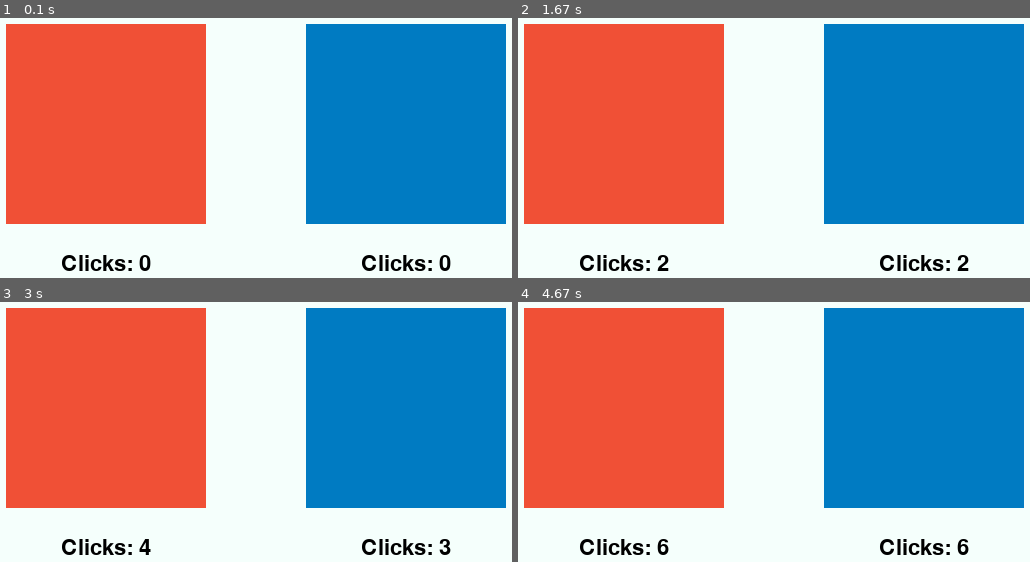
Above: before the commit, frames 1-4 (two rows, left to right).
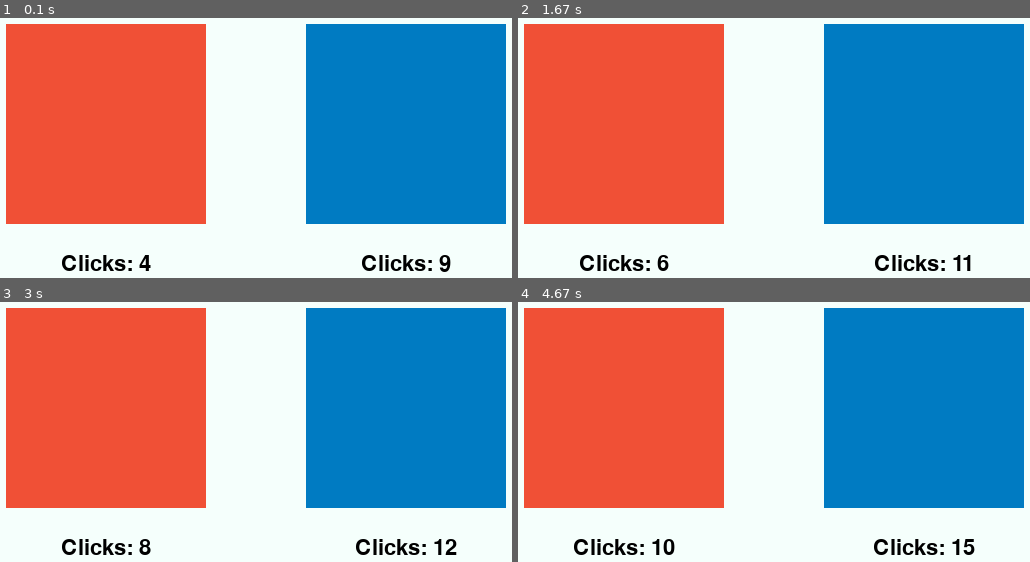
Above: after the commit, the same moments.

Repository: mcastre1/pygame
Game: pygame game, started from saving_feature/main.py
Same seed, same stepped clock (60 frames per second), same inputs: the game is played once before the commit and once after it.
Inputs (mouse positions are in pixels of both pictures, inside the frame that each line leads up to):
- Up to frame 1 (0.1 s): no input
- Up to frame 2 (1.67 s): click (968, 132) at 0.38 s; click (630, 148) at 0.72 s; click (589, 83) at 1.05 s; click (845, 179) at 1.38 s
- Up to frame 3 (3 s): click (112, 348) at 1.72 s; click (409, 491) at 2.55 s; click (168, 346) at 2.88 s
- Up to frame 4 (4.67 s): click (932, 393) at 3.22 s; click (963, 419) at 3.55 s; click (902, 359) at 3.88 s; click (599, 348) at 4.22 s; click (630, 497) at 4.55 s

The runs differ from the first frame. In frame 1, 0.2% of the frame differs, in the area x 27-88%, y 91-98%; in frame 2, 0.8%; in frame 3, 0.8%; in frame 4, 1.4%, in the area x 10-90%, y 91-98%.

Commit message:
Save and load json text file for clicks under rects

Diff:
--- /dev/null
+++ b/saving_feature/clicker_score.txt
@@ -0,0 +1 @@
+{"red": 4, "blue": 9}
--- a/saving_feature/main.py
+++ b/saving_feature/main.py
@@ -1,4 +1,4 @@
-import pygame, sys
+import pygame, sys, json
 
 screen_width = 600
 screen_height = 400
@@ -24,6 +24,10 @@
     'blue' : 0
 }
 
+# Read and load json text file
+with open('./saving_feature/clicker_score.txt', 'r') as score_file:
+    data = json.load(score_file)
+
 # Text
 red_score_surface = game_font.render(f'Clicks: {data["red"]}', True, 'Black')
 red_score_rect = red_score_surface.get_rect(center = (150,320))
@@ -33,10 +37,15 @@
 
 while True:
     for event in pygame.event.get():
+        # When exiting game, save the data scores into a json text file
         if event.type == pygame.QUIT:
+            with open('./saving_feature/clicker_score.txt', 'w') as score_file:
+                json.dump(data, score_file)
+
             pygame.quit()
             sys.exit()
 
+        # Update data entries with a plus one on event position
         if event.type == pygame.MOUSEBUTTONDOWN:
             if red_rect.collidepoint(event.pos):
                 data['red'] += 1
